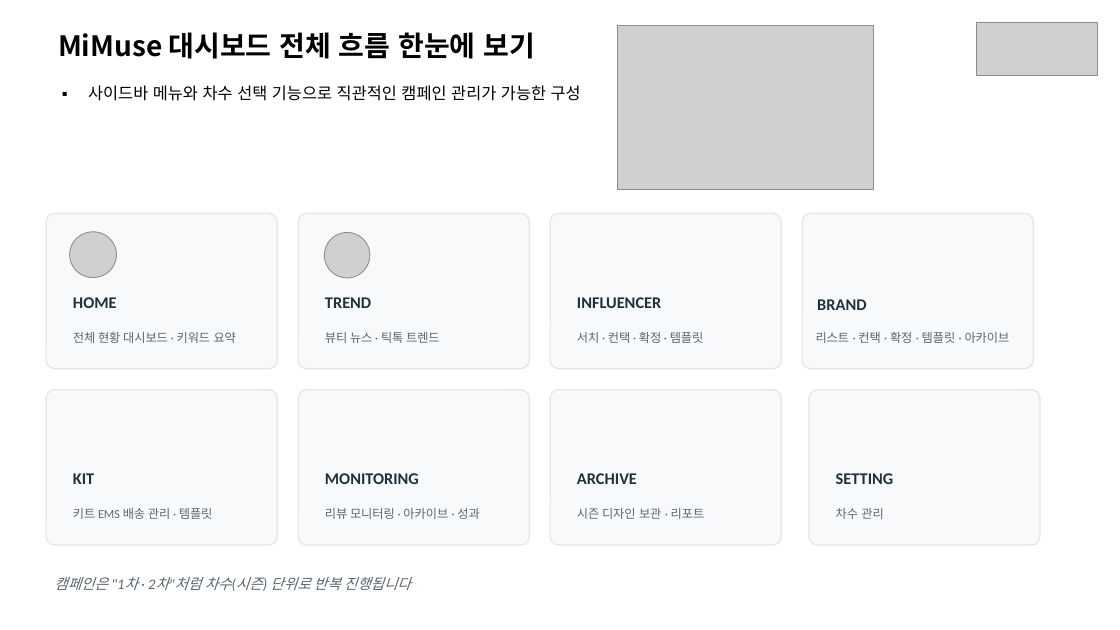
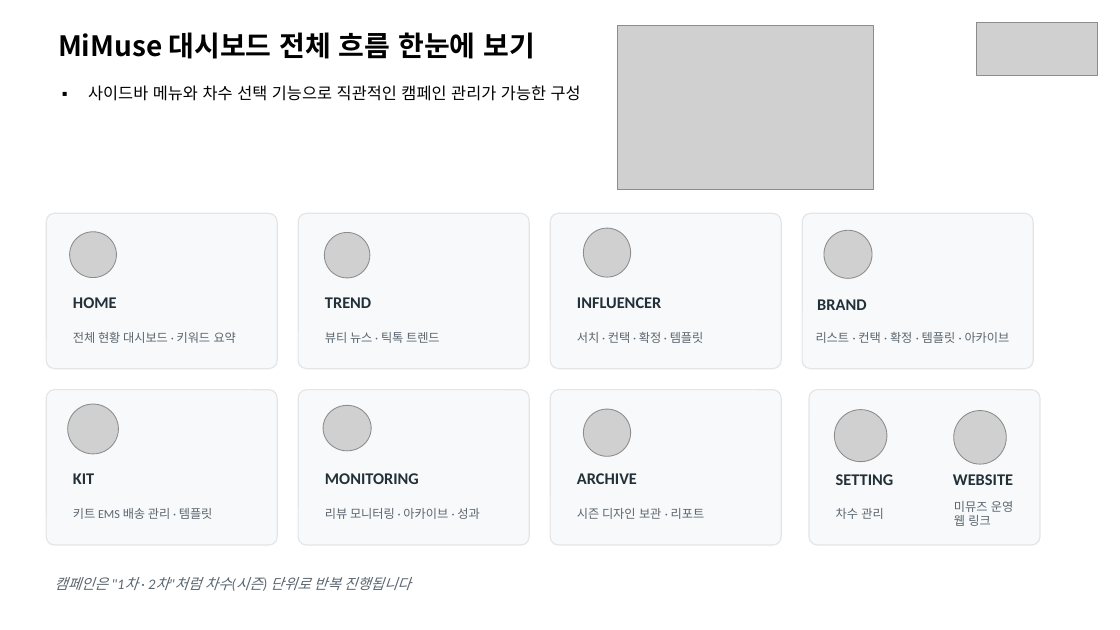
Before and after one commit to kaydeeloka/collab-net, a slide deck: slide 3 of docs/MiMuse_사용자매뉴얼.pptx. Drawn at 1120x630 pixels with LibreOffice and Linux fonts; fonts in the diff are those of the drawing; grey boxes stand for pictures. Boxes give left, top, right and bottom in pixels: in the first picture for what was removed or moved away, otherwise in the second. Text is boxed around its words. In the diff, an @@ line names an element or a change of style, - is before the commit and + after.

```diff
--- a/docs/MiMuse_사용자매뉴얼.pptx
+++ b/docs/MiMuse_사용자매뉴얼.pptx
@@ picture added at (x1=584, y1=229, x2=631, y2=277) @@
@@ picture added at (x1=824, y1=230, x2=872, y2=278) @@
@@ picture added at (x1=68, y1=404, x2=118, y2=454) @@
@@ picture added at (x1=323, y1=406, x2=371, y2=451) @@
@@ picture added at (x1=584, y1=409, x2=631, y2=456) @@
@@ picture added at (x1=834, y1=410, x2=887, y2=462) @@
@@ picture added at (x1=954, y1=411, x2=1007, y2=465) @@
@@ text added at (x1=953, y1=474, x2=1013, y2=485), 14 pt, text #22303A, bold @@
+WEBSITE
@@ text added at (x1=954, y1=501, x2=1013, y2=526), 10.5 pt, text #5B6670 @@
+미뮤즈 운영 웹 링크
```
Also in this commit, not shown: 4 other slides changed, 3 other files.
